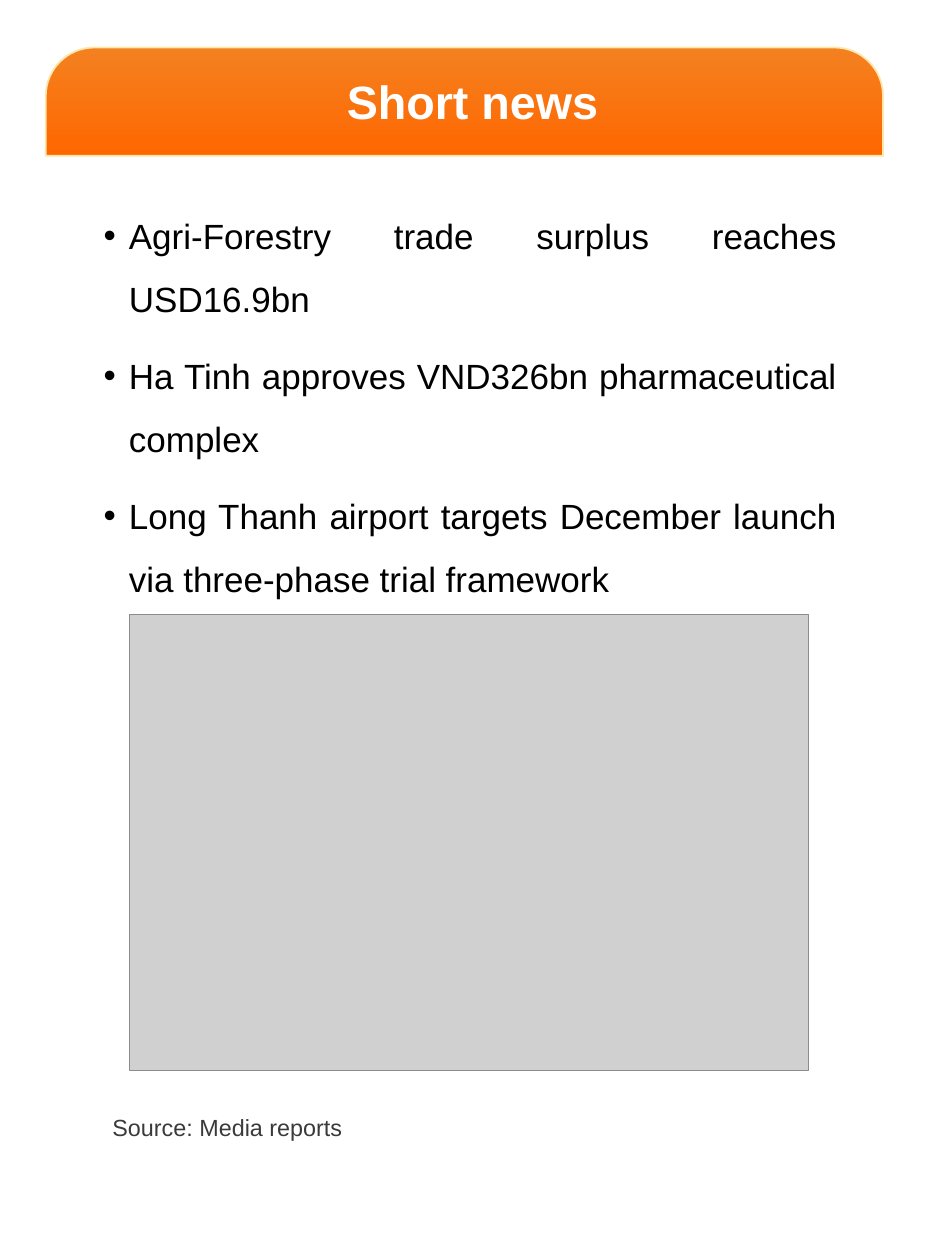
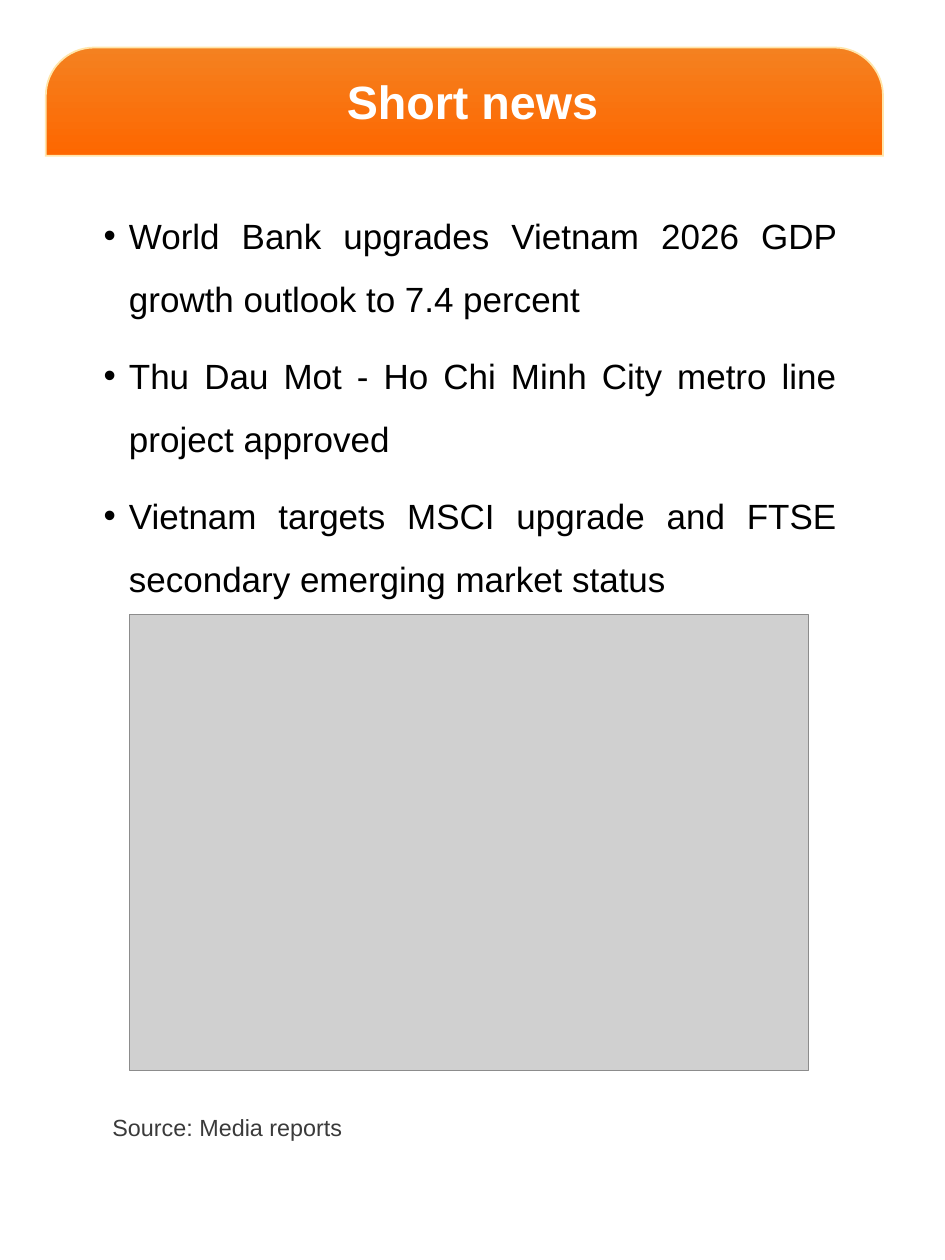
Before and after one commit to datquanton/verbose-guide, a slide deck: slide 6 of DailyReport_Mobile_EN_20261006.pptx. Drawn at 945x1260 pixels with LibreOffice and Linux fonts; fonts in the diff are those of the drawing; grey boxes stand for pictures; background and template pictures are left out. Boxes give left, top, right and bottom in pixels: in the first picture for what was removed or moved away, otherwise in the second. Text is boxed around its words. In the diff, an @@ line names an element or a change of style, - is before the commit and + after.

```diff
--- a/DailyReport_Mobile_EN_20261006.pptx
+++ b/DailyReport_Mobile_EN_20261006.pptx
@@ text at bbox=[129, 223, 837, 599]: text changed @@
-• Agri-Forestry trade surplus reaches USD16.9bn
-• Ha Tinh approves VND326bn pharmaceutical complex
-• Long Thanh airport targets December launch via three-phase trial framework
+• World Bank upgrades Vietnam 2026 GDP growth outlook to 7.4 percent
+• Thu Dau Mot - Ho Chi Minh City metro line project approved
+• Vietnam targets MSCI upgrade and FTSE secondary emerging market status
```
Also in this commit, not shown: 1 other file.
